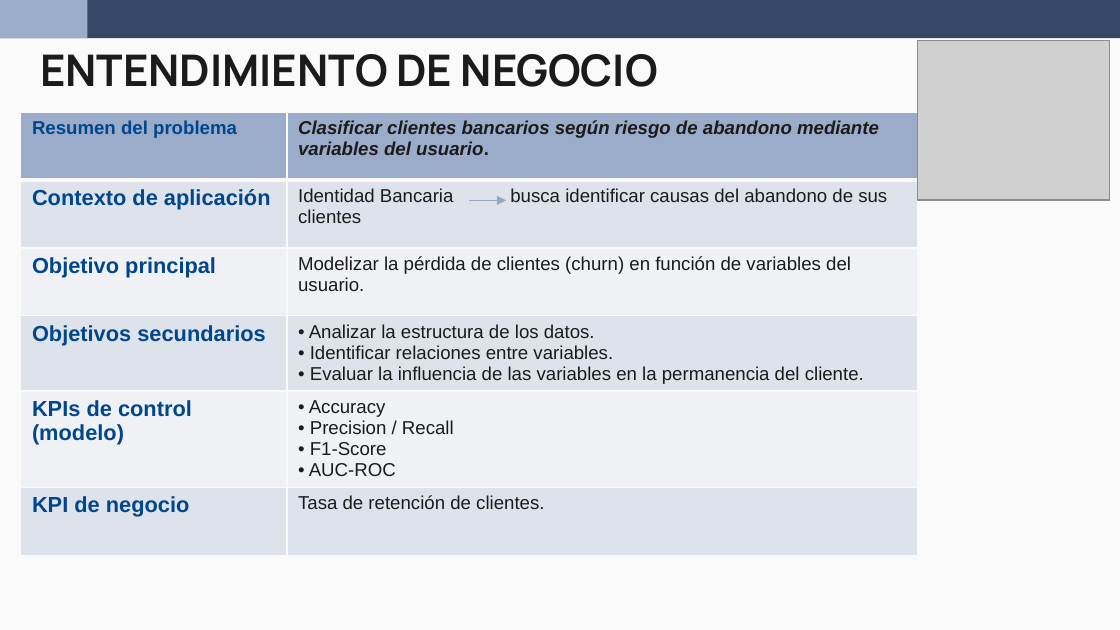
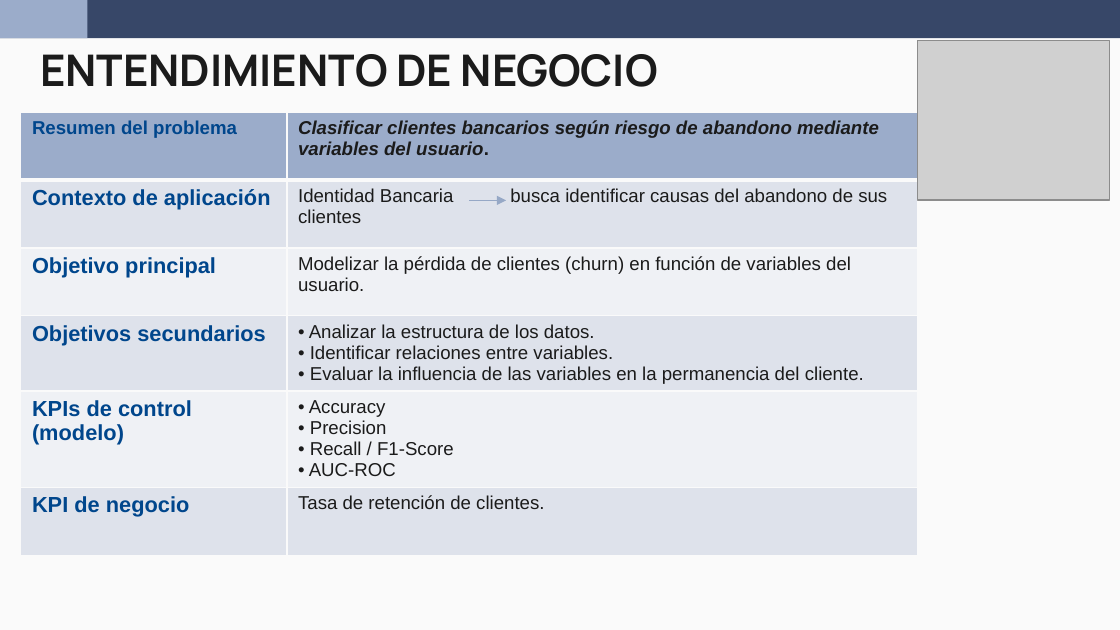
Before and after one commit to wen2111/Mineria, a slide deck: slide 2 of Entrega_2/00.REPORTE/Reporte_Grupo5.pptx. Drawn at 1120x630 pixels with LibreOffice and Linux fonts; fonts in the diff are those of the drawing; grey boxes stand for pictures. Boxes give left, top, right and bottom in pixels: in the first picture for what was removed or moved away, otherwise in the second. Text is boxed around its words. In the diff, an @@ line names an element or a change of style, - is before the commit and + after.

```diff
--- a/Entrega_2/00.REPORTE/Reporte_Grupo5.pptx
+++ b/Entrega_2/00.REPORTE/Reporte_Grupo5.pptx
@@ table at [21, 112, 918, 563] @@
-row 5, column 2: • Accuracy • Precision / Recall • F1-Score • AUC-ROC
+row 5, column 2: • Accuracy • Precision • Recall / F1-Score • AUC-ROC
```
Also in this commit, not shown: 3 other slides changed, 1 slide added, 1 slide removed.
